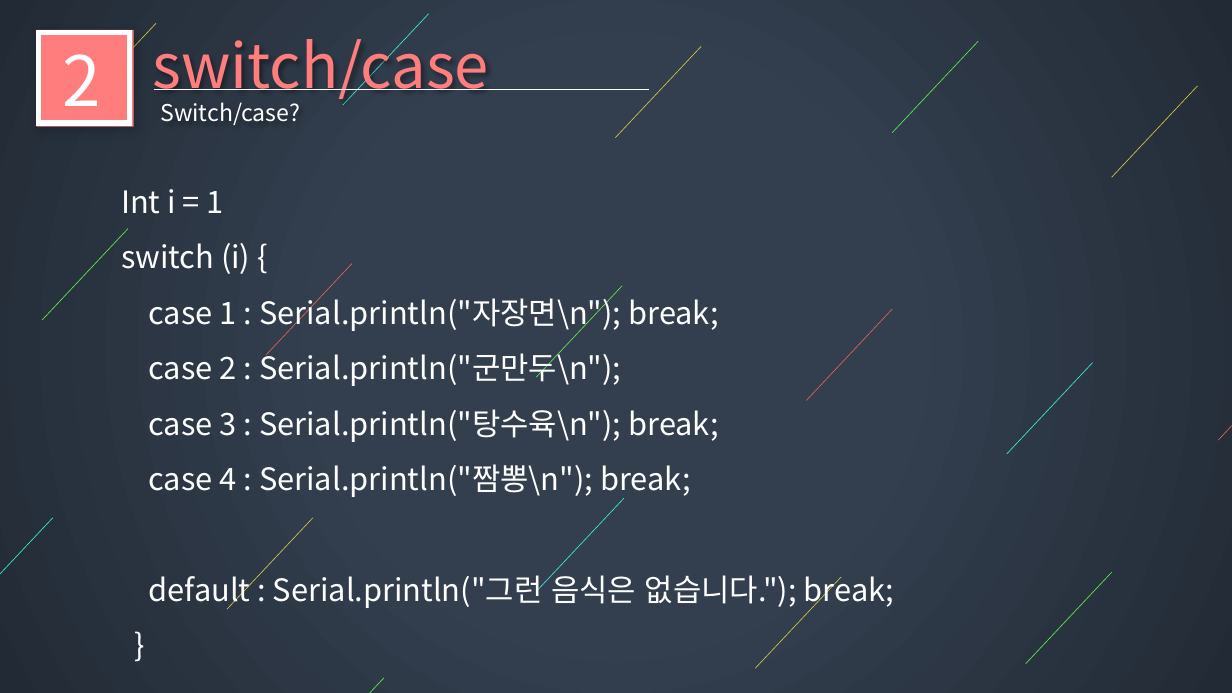
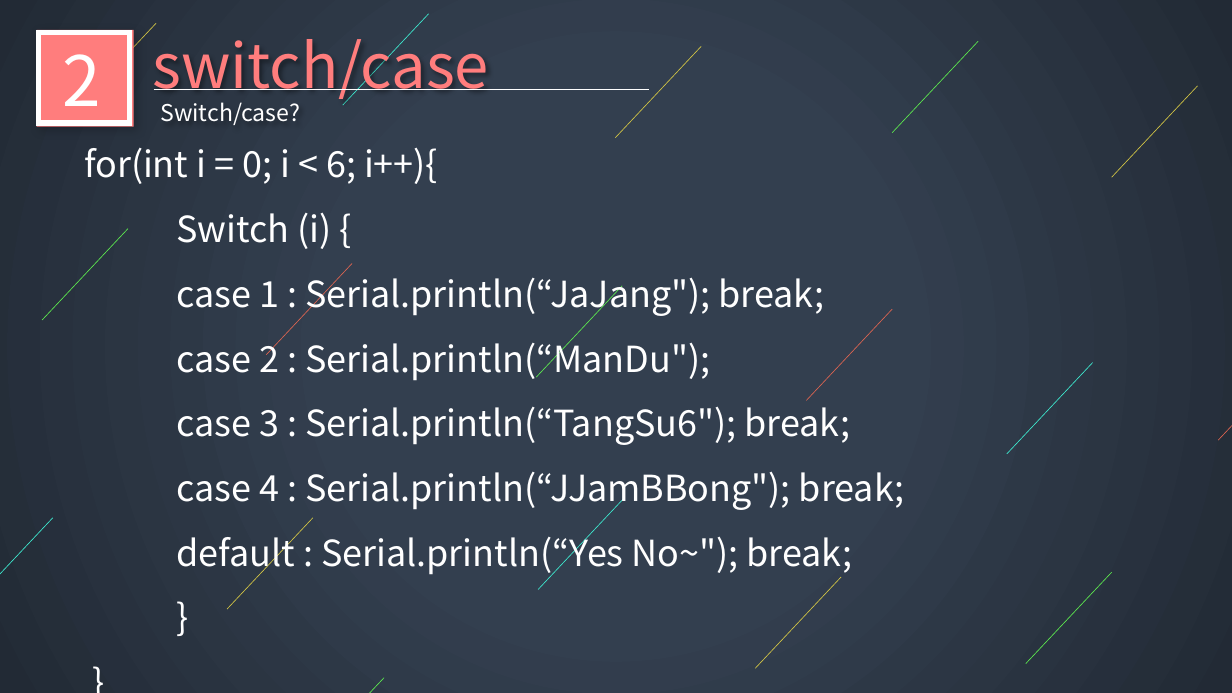
Before and after one commit to I-got-new-RC-car-bro/LecturePlan, a slide deck: slide 12 of lecture_plan/6차시/presentation/6차시 ppt.pptx. Drawn at 1232x693 pixels with LibreOffice and Linux fonts; fonts in the diff are those of the drawing; background and template pictures are left out. Boxes give left, top, right and bottom in pixels: in the first picture for what was removed or moved away, otherwise in the second. Text is boxed around its words. In the diff, an @@ line names an element or a change of style, - is before the commit and + after.

```diff
--- a/lecture_plan/6차시/presentation/6차시 ppt.pptx
+++ b/lecture_plan/6차시/presentation/6차시 ppt.pptx
@@ text at [84, 148, 905, 576]: text changed; size 24 to 28 pt @@
-Int i = 1
-switch (i) {
-case 1 : Serial.println("자장면\n"); break;
-case 2 : Serial.println("군만두\n");
-case 3 : Serial.println("탕수육\n"); break;
-case 4 : Serial.println("짬뽕\n"); break;
-default : Serial.println("그런 음식은 없습니다."); break;
-}
+for(int i = 0; i < 6; i++){
+Switch (i) {
+case 1 : Serial.println(“JaJang"); break;
+case 2 : Serial.println(“ManDu");
+case 3 : Serial.println(“TangSu6"); break;
+case 4 : Serial.println(“JJamBBong"); break;
+default : Serial.println(“Yes No~"); break;
+}
+}
```
Also in this commit, not shown: 7 other slides changed, 2 slides added, 1 slide removed, 3 other files.
